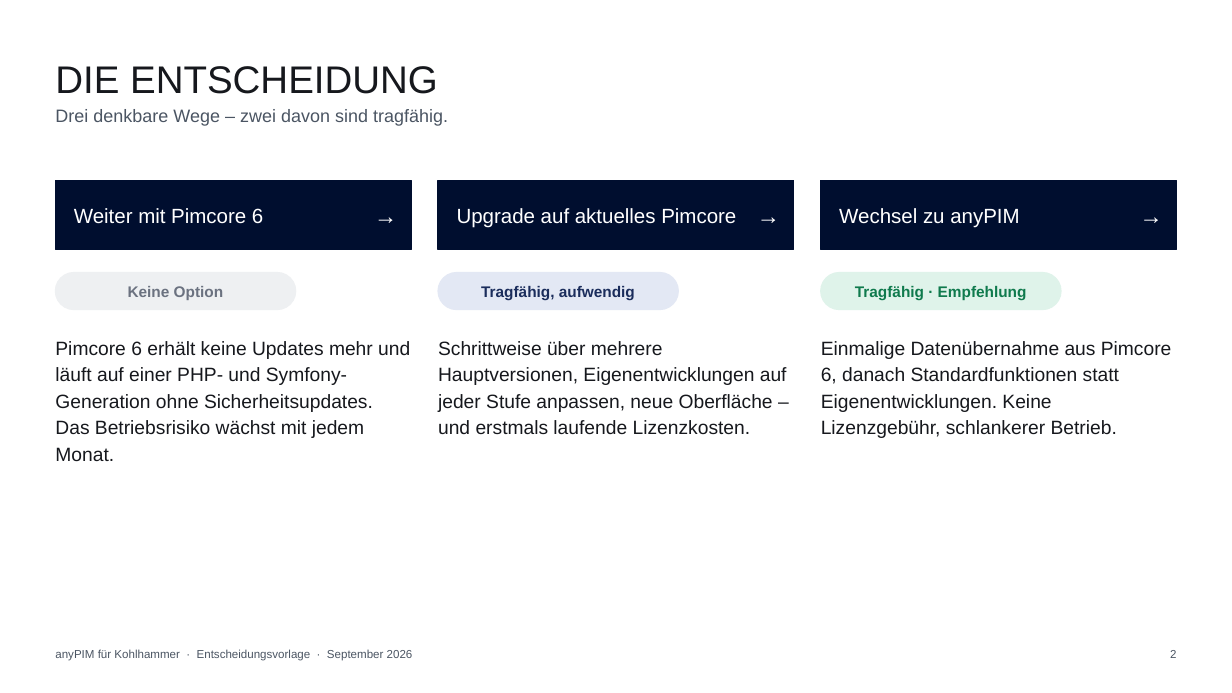
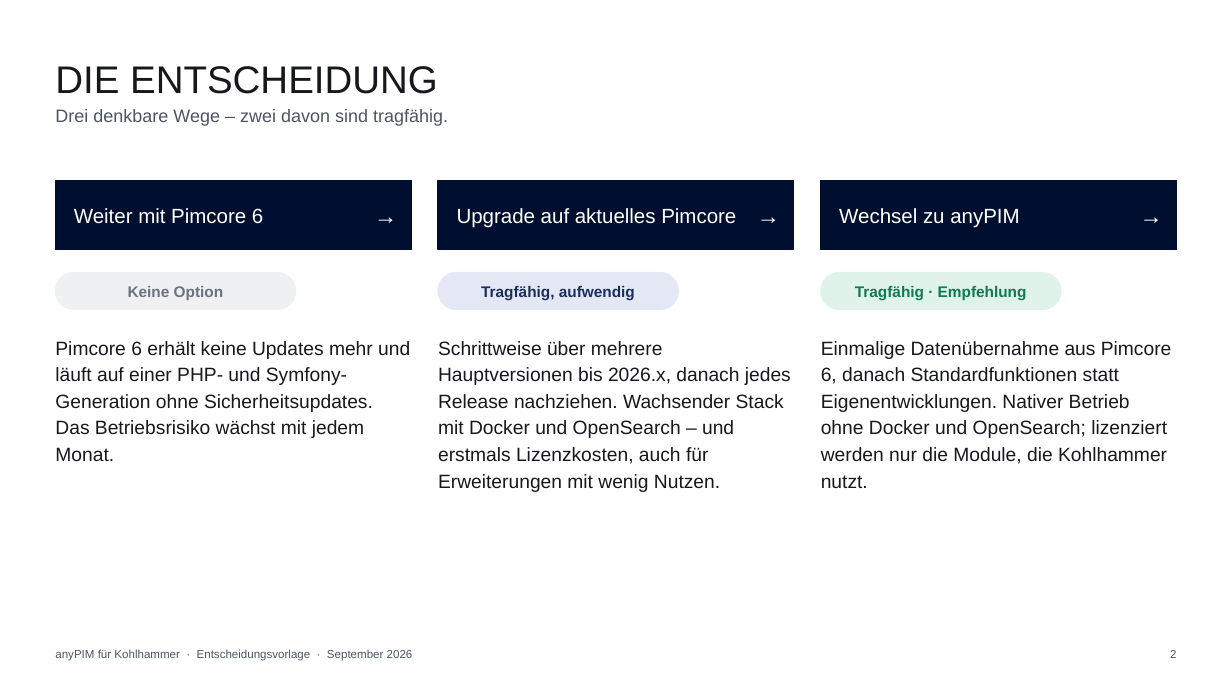
Before and after one commit to incoxx/publixx-pim, a slide deck: slide 2 of docs/sales/kohlhammer-anypim-vs-pimcore.pptx. Drawn at 1232x693 pixels with LibreOffice and Linux fonts; fonts in the diff are those of the drawing. Boxes give left, top, right and bottom in pixels: in the first picture for what was removed or moved away, otherwise in the second. Text is boxed around its words. In the diff, an @@ line names an element or a change of style, - is before the commit and + after.

```diff
--- a/docs/sales/kohlhammer-anypim-vs-pimcore.pptx
+++ b/docs/sales/kohlhammer-anypim-vs-pimcore.pptx
@@ text at (438, 341, 791, 492): text changed @@
-Schrittweise über mehrere Hauptversionen, Eigenentwicklungen auf jeder Stufe anpassen, neue Oberfläche – und erstmals laufende Lizenzkosten.
+Schrittweise über mehrere Hauptversionen bis 2026.x, danach jedes Release nachziehen. Wachsender Stack mit Docker und OpenSearch – und erstmals Lizenzkosten, auch für Erweiterungen mit wenig Nutzen.
@@ text at (821, 341, 1172, 488): text changed @@
-Einmalige Datenübernahme aus Pimcore 6, danach Standardfunktionen statt Eigenentwicklungen. Keine Lizenzgebühr, schlankerer Betrieb.
+Einmalige Datenübernahme aus Pimcore 6, danach Standardfunktionen statt Eigenentwicklungen. Nativer Betrieb ohne Docker und OpenSearch; lizenziert werden nur die Module, die Kohlhammer nutzt.
```
Also in this commit, not shown: 11 other slides changed, 1 slide added, 2 other files.
